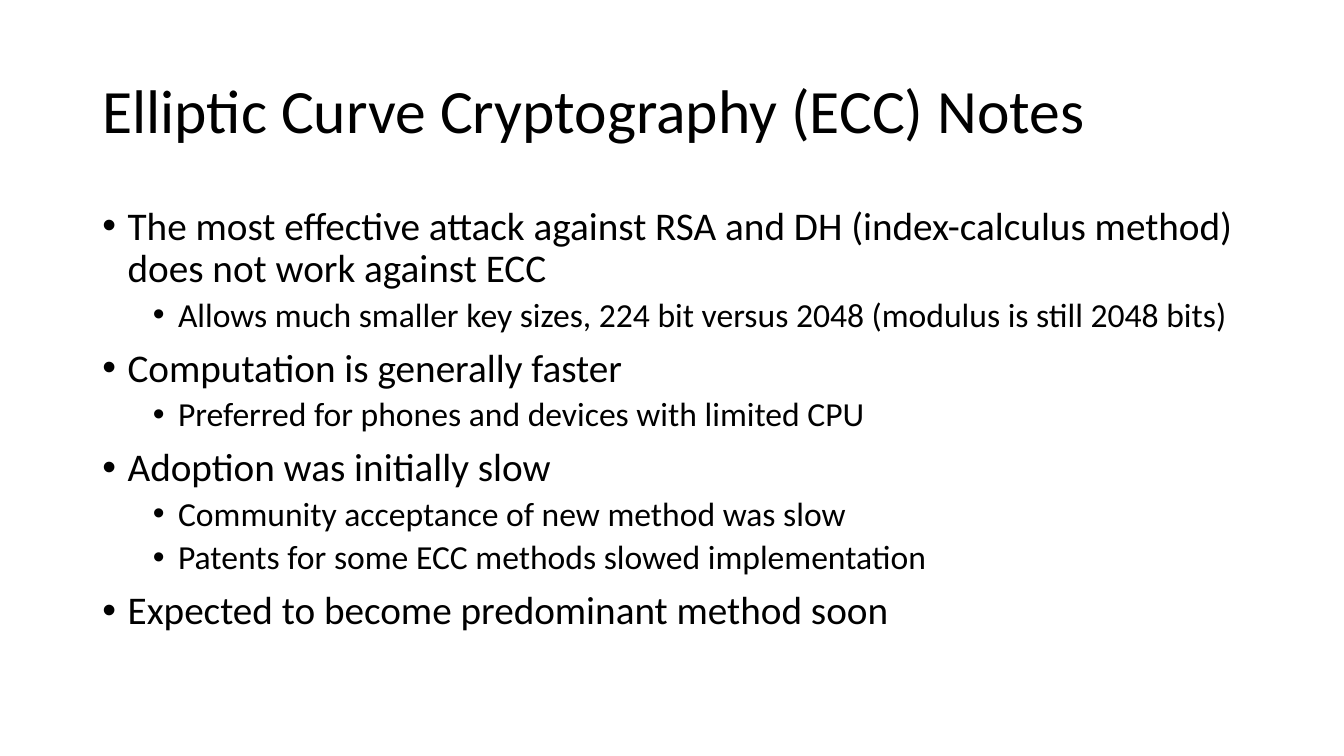
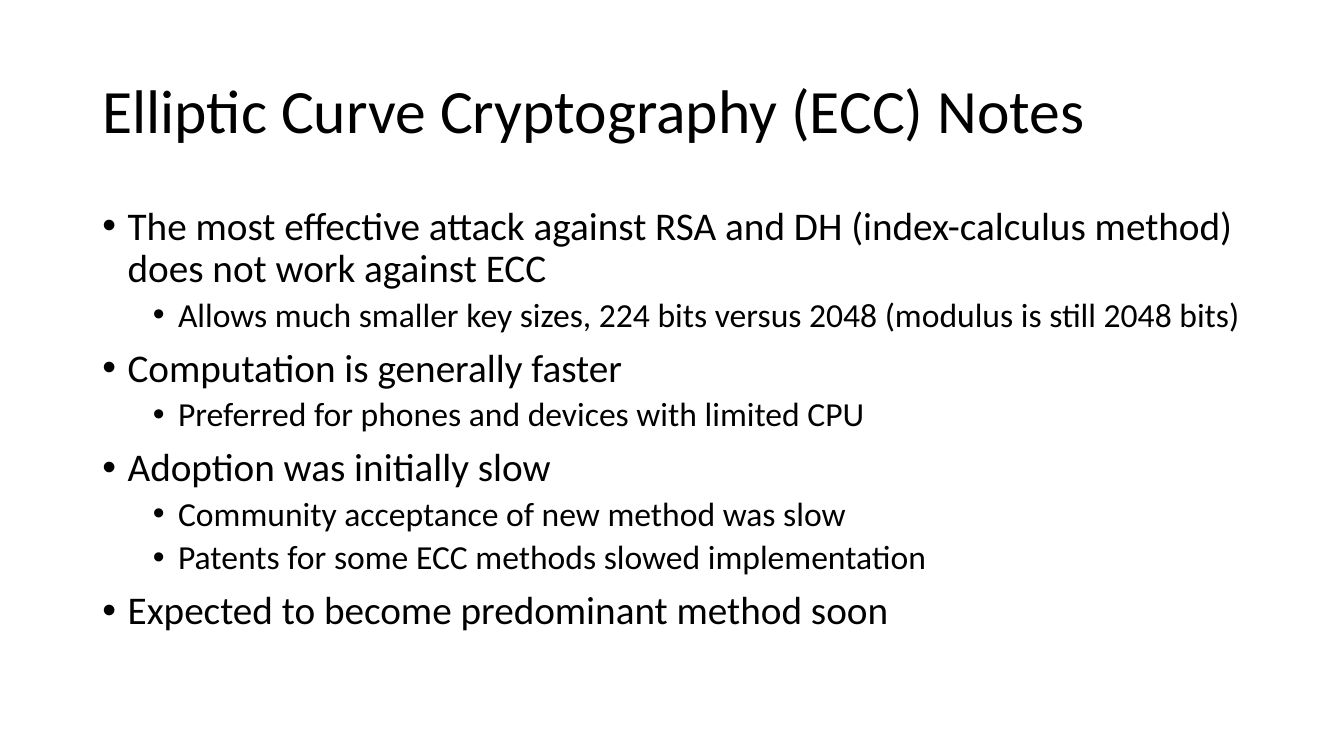
Before and after one commit to john-r2/CyberSec-Modules, a slide deck: slide 14 of 6.Crypto/Cryptology7-Elliptic-Curve.pptx. Drawn at 1344x756 pixels with LibreOffice and Linux fonts; fonts in the diff are those of the drawing. Boxes give left, top, right and bottom in pixels: in the first picture for what was removed or moved away, otherwise in the second. Text is boxed around its words. In the diff, an @@ line names an element or a change of style, - is before the commit and + after.

```diff
--- a/6.Crypto/Cryptology7-Elliptic-Curve.pptx
+++ b/6.Crypto/Cryptology7-Elliptic-Curve.pptx
@@ text at (178, 302, 1239, 333): text changed @@
-  • Allows much smaller key sizes, 224 bit versus 2048 (modulus is still 2048 bits)
+  • Allows much smaller key sizes, 224 bits versus 2048 (modulus is still 2048 bits)
```
Also in this commit, not shown: 2 other slides changed, 10 other files.
